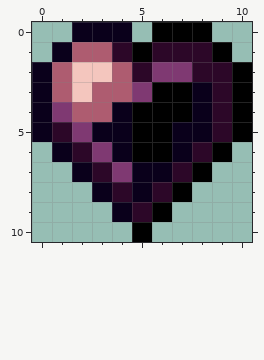
Edited in one commit: pixel-art sprite (Assets/Textures/UI/ResourceOverlays/SoDHeart.png). Above, as it was before the edit.
The file is 22x22 pixels, drawn in blocks of 2x2; one block is one cell here.
After:
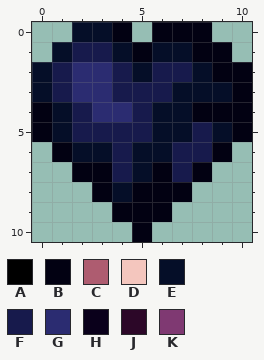
Palette (. is transparent): A #000000  B #020112  C #ae5c70  D #f4c6be  E #050e28  F #171a4c  G #2b2c71  H #0a001b  J #2c0728  K #7f3972
Change:
Changed rows in their new state; - is an unchanged pixel.
first column x 0:
 0 --EEB-BBB--
 1 -EFFEBEEBB-
 2 EFGGFEFFEBB
 3 EFGGFFFEEEB
 4 BEFGGFEEBBB
 5 BEFFFFEEFEB
 6 -BEEFEEFFB-
 7 --BBFEBFB--
 8 ---BEBBB---
 9 ----BBB----
10 -----B-----
Boxes around the changes in both pictures, in picture pixels (x1, y1, x2, y2):
changed: (32, 22, 252, 242)
